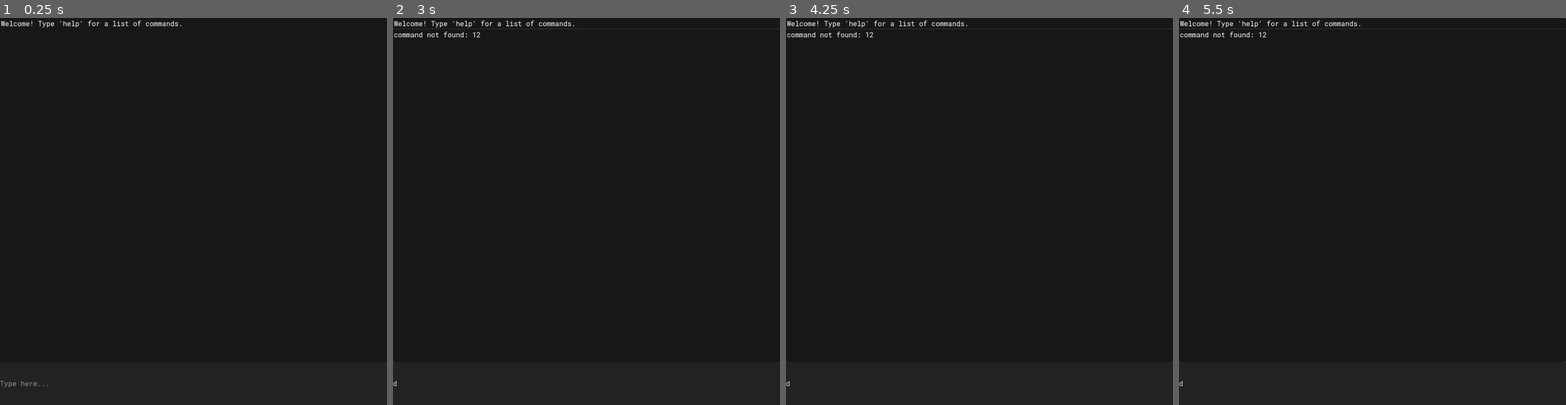
Above: before the commit, frames 1-4 (left to right).
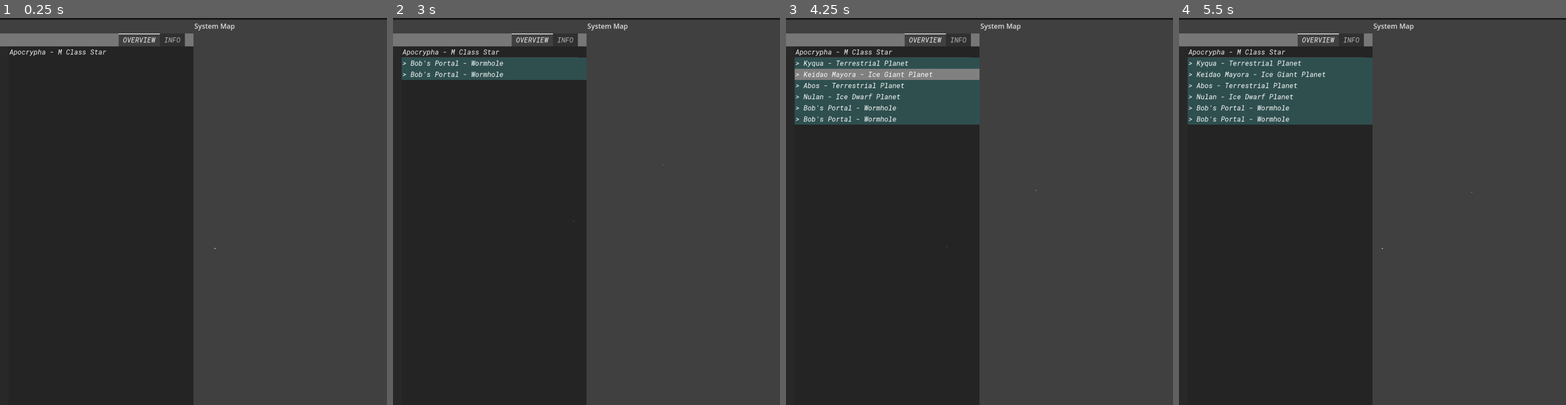
Above: after the commit, the same moments.

Repository: KermitGodFrog/Stellar-Cartography
Game: Godot game, scene res://Scenes/Game Master/gameMaster.tscn
The game is run twice, just before and just after one commit, with the same random seed, the same clock (stepped at 60 frames per second) and the same inputs.
Inputs (mouse positions are in pixels of both pictures, inside the frame that each line leads up to):
- Up to frame 1 (0.25 s): no input
- Up to frame 2 (3 s): click (586, 381) at 0.52 s; type "12" at 0.6 s; tap Enter at 1.25, 2.75 s; move the mouse to (671, 192) at 1.27 s; press the mouse at (671, 192) at 1.28 s; hold D (right) 1.28-2.03 s; tap Space at 2 s; move the mouse to (509, 230) at 2.02 s; release the mouse at (509, 230) at 2.03 s; hold S (down) 2.03-2.78 s; right-click (509, 230) at 2.1 s; move the mouse to (625, 126) at 2.77 s; hold D (right) from 2.78 s (still down); tap B (the B) at 2.85 s
- Up to frame 3 (4.25 s): tap Space at 3.5 s; move the mouse to (960, 288) at 3.52 s; release D (right) at 3.53 s; hold W (up) from 3.53 s (still down); tap N (the N) at 3.6 s
- Up to frame 4 (5.5 s): move the mouse to (1488, 269) at 4.27 s; release W (up) at 4.28 s; hold A (left) from 4.28 s (still down); tap Q (zoom_in) at 4.35 s; tap Enter at 5 s; move the mouse to (1256, 153) at 5.02 s; tap E (zoom_out) at 5.1 s

The runs differ from the first frame. In frame 1, 53% of the frame differs, in the area x 0-100%, y 0-100%; in frame 2, 56%; in frame 3, 61%; in frame 4, 61%.

Commit message:
Advanced info tab for system_map.

Diff:
--- a/Data/starSystemAPI.gd
+++ b/Data/starSystemAPI.gd
@@ -293,7 +293,7 @@
 		print(station_classification)
 		var percentage_markup = global_data.get_randi(50, 200)
 
-		var new_station = addStation(identifier_count, str(get_random_station_name()), hook.get_identifier(), new_distance, global_data.get_randf(minimum_speed, maximum_speed), (radius / 109.1), station_classification, percentage_markup)
+		addStation(identifier_count, str(get_random_station_name()), hook.get_identifier(), new_distance, global_data.get_randf(minimum_speed, maximum_speed), (radius / 109.1), station_classification, percentage_markup)
 
 		post_gen_location_candidates.remove_at(post_gen_location_candidates.find(location))
 	pass
--- a/Data/worldAPI.gd
+++ b/Data/worldAPI.gd
@@ -36,14 +36,14 @@
 	return get_system
 
 func get_systems_excluding_system(exclude_system: starSystemAPI):
-	var return_systems: Array[starSystemAPI]
+	var return_systems: Array[starSystemAPI] = []
 	for system in star_systems:
 		if system != exclude_system:
 			return_systems.append(system)
 	return return_systems
 
 func remove_systems_excluding_systems(exclude_systems: Array[starSystemAPI]):
-	var remove_systems: Array[starSystemAPI]
+	var remove_systems: Array[starSystemAPI] = []
 	for system in star_systems:
 		var is_in_exclude_systems: bool = false
 		for exclude_system in exclude_systems:
--- a/Scenes/Barycenter Visualizer/barycenter_visualizer.gd
+++ b/Scenes/Barycenter Visualizer/barycenter_visualizer.gd
@@ -7,7 +7,7 @@
 var radius: int = 50
 var points: Dictionary = {}
 
-func _physics_process(delta):
+func _physics_process(_delta):
 	points.clear()
 	for i in point_count:
 		var theta = (360 / point_count - 1) * i
--- a/Scenes/Game/game.gd
+++ b/Scenes/Game/game.gd
@@ -212,7 +212,7 @@
 	pass
 
 func _on_sell_exploration_data(sell_percentage_of_market_price: int):
-	var multiplier = sell_percentage_of_market_price / 100
+	var multiplier = sell_percentage_of_market_price / 100.0
 	var sell_for = world.player.current_value * multiplier
 	world.player.balance += sell_for
 	world.player.current_value = 0
--- a/Scenes/Sonar Interface/sonar_interface.gd
+++ b/Scenes/Sonar Interface/sonar_interface.gd
@@ -11,7 +11,7 @@
 
 @onready var ping_width_slider = $flow_container/ping_width_slider
 
-func _physics_process(delta):
+func _physics_process(_delta):
 	if mouse_over_ping_button: mouse_over_ui = true
 	else: mouse_over_ui = false
 
--- a/Scenes/Station UI/station_ui.gd
+++ b/Scenes/Station UI/station_ui.gd
@@ -10,7 +10,7 @@
 @onready var sell_data_button = $sell_data_button
 @onready var balance_label = $balance_label
 
-func _physics_process(delta):
+func _physics_process(_delta):
 	if station:
 		sell_data_button.set_text(str("SELL EXPLORATION DATA\n", player_current_value, "c\n(", station.sell_percentage_of_market_price, "% OF MARKET PRICE)"))
 		balance_label.set_text(str("BALANCE: ", player_balance))
--- a/Scenes/System 3D/system_3d.gd
+++ b/Scenes/System 3D/system_3d.gd
@@ -21,7 +21,7 @@
 #for wormholes obv
 var wormhole_shader = preload("res://Scenes/wormhole_shader.gdshader")
 
-func _physics_process(delta):
+func _physics_process(_delta):
 	#setting post process
 
 	var fov_to_pixel_size = remap(camera.fov, 10, 75, 8, 2)
--- a/Scenes/System Map/system_map.gd
+++ b/Scenes/System Map/system_map.gd
@@ -19,7 +19,9 @@
 var mouse_over_ui: bool = false
 
 var font = preload("res://Graphics/Fonts/comicsans.ttf")
-@onready var system_list = $camera/canvas/control/ui_scroll/system_list
+@onready var system_list = $camera/canvas/control/tabs/OVERVIEW/system_list
+@onready var follow_body_label = $camera/canvas/control/tabs/INFO/follow_body_label
+@onready var body_attributes_list = $camera/canvas/control/tabs/INFO/body_attributes_list
 @onready var camera = $camera
 
 var camera_target_position: Vector2 = Vector2.ZERO
@@ -117,6 +119,14 @@
 			if ping.time == 0:
 				SONAR_PINGS.erase(ping)
 
+	#INFOR TAB!!!!!!! \/\/\\/\/
+	if follow_body: follow_body_label.set_text(str(">>> ", follow_body.get_display_name()))
+	else: follow_body_label.set_text(">>> LOCK BODY")
+	body_attributes_list.clear()
+	if follow_body: for entry in follow_body.metadata:
+		body_attributes_list.add_item(str(entry, " : ", follow_body.metadata.get(entry)), null, false) # must be restricted, maybe compile an exclude list somewhere
+
+
 	queue_redraw()
 	pass
 
--- a/Scenes/System Map/system_map.tscn
+++ b/Scenes/System Map/system_map.tscn
@@ -1,10 +1,17 @@
-[gd_scene load_steps=6 format=3 uid="uid://bhroagne3v4wq"]
+[gd_scene load_steps=7 format=3 uid="uid://bhroagne3v4wq"]
 
 [ext_resource type="Script" path="res://Scenes/System Map/system_map.gd" id="1_nhsfb"]
 [ext_resource type="Script" path="res://Scenes/System Map/camera.gd" id="2_miyro"]
 [ext_resource type="Theme" uid="uid://dm3fbhtw7qov2" path="res://Scenes/System Map/system_map_HUD_theme.tres" id="3_djc4s"]
 [ext_resource type="Texture2D" uid="uid://7klr1mcpbsc4" path="res://Graphics/go_to_icon.png" id="4_niwjs"]
 [ext_resource type="Texture2D" uid="uid://dn8ug1anbuwpu" path="res://Graphics/orbit_icon.png" id="5_hp0se"]
+
+[sub_resource type="StyleBoxFlat" id="StyleBoxFlat_ee55b"]
+content_margin_left = 25.0
+bg_color = Color(0.180392, 0.180392, 0.180392, 0.415686)
+border_width_left = 20
+border_color = Color(0.156863, 0.156863, 0.156863, 1)
+corner_radius_bottom_left = 15
 
 [node name="system_window" type="Window"]
 disable_3d = true
@@ -14,7 +21,6 @@
 title = "System Map"
 position = Vector2i(0, 36)
 size = Vector2i(1000, 1000)
-visible = false
 min_size = Vector2i(1000, 1000)
 
 [node name="system" type="Node2D" parent="."]
@@ -33,34 +39,58 @@
 grow_horizontal = 2
 grow_vertical = 2
 
-[node name="ui_scroll" type="VBoxContainer" parent="system/camera/canvas/control"]
+[node name="controls_label" type="Label" parent="system/camera/canvas/control"]
+layout_mode = 1
+anchors_preset = 3
+anchor_left = 1.0
+anchor_top = 1.0
+anchor_right = 1.0
+anchor_bottom = 1.0
+offset_left = -188.0
+offset_top = -47.0
+grow_horizontal = 0
+grow_vertical = 0
+theme = ExtResource("3_djc4s")
+text = "LMB: POINT SCOPES
+RMB: LAY IN A COURSE"
+horizontal_alignment = 2
+
+[node name="tabs" type="TabContainer" parent="system/camera/canvas/control"]
 custom_minimum_size = Vector2(450, 1000)
 layout_mode = 1
 anchors_preset = 9
 anchor_bottom = 1.0
-offset_right = 450.0
 grow_vertical = 2
+theme = ExtResource("3_djc4s")
+tab_alignment = 2
 
-[node name="system_list" type="ItemList" parent="system/camera/canvas/control/ui_scroll"]
-custom_minimum_size = Vector2(450, 900)
+[node name="OVERVIEW" type="VBoxContainer" parent="system/camera/canvas/control/tabs"]
+custom_minimum_size = Vector2(450, 950)
+layout_mode = 2
+theme = ExtResource("3_djc4s")
+
+[node name="system_list" type="ItemList" parent="system/camera/canvas/control/tabs/OVERVIEW"]
+custom_minimum_size = Vector2(450, 850)
 layout_mode = 2
 theme = ExtResource("3_djc4s")
 allow_search = false
 max_text_lines = 3
 text_overrun_behavior = 4
 
-[node name="actions_panel" type="Panel" parent="system/camera/canvas/control/ui_scroll"]
+[node name="actions_panel" type="Panel" parent="system/camera/canvas/control/tabs/OVERVIEW"]
 custom_minimum_size = Vector2(450, 100)
 layout_mode = 2
+theme = ExtResource("3_djc4s")
 
-[node name="actions_scroll" type="HBoxContainer" parent="system/camera/canvas/control/ui_scroll/actions_panel"]
+[node name="actions_scroll" type="HBoxContainer" parent="system/camera/canvas/control/tabs/OVERVIEW/actions_panel"]
 custom_minimum_size = Vector2(450, 0)
 layout_mode = 0
 offset_right = 40.0
 offset_bottom = 40.0
+theme = ExtResource("3_djc4s")
 alignment = 1
 
-[node name="go_to_button" type="Button" parent="system/camera/canvas/control/ui_scroll/actions_panel/actions_scroll"]
+[node name="go_to_button" type="Button" parent="system/camera/canvas/control/tabs/OVERVIEW/actions_panel/actions_scroll"]
 custom_minimum_size = Vector2(100, 100)
 layout_mode = 2
 tooltip_text = "Lay in a course to selected body"
@@ -69,7 +99,7 @@
 icon_alignment = 1
 expand_icon = true
 
-[node name="orbit_button" type="Button" parent="system/camera/canvas/control/ui_scroll/actions_panel/actions_scroll"]
+[node name="orbit_button" type="Button" parent="system/camera/canvas/control/tabs/OVERVIEW/actions_panel/actions_scroll"]
 custom_minimum_size = Vector2(100, 100)
 layout_mode = 2
 tooltip_text = "Lay in a course to selected body and orbit"
@@ -78,31 +108,36 @@
 icon_alignment = 1
 expand_icon = true
 
-[node name="controls_label" type="Label" parent="system/camera/canvas/control"]
-layout_mode = 1
-anchors_preset = 3
-anchor_left = 1.0
-anchor_top = 1.0
-anchor_right = 1.0
-anchor_bottom = 1.0
-offset_left = -40.0
-offset_top = -23.0
-grow_horizontal = 0
-grow_vertical = 0
+[node name="INFO" type="VBoxContainer" parent="system/camera/canvas/control/tabs"]
+visible = false
+custom_minimum_size = Vector2(450, 950)
+layout_mode = 2
 theme = ExtResource("3_djc4s")
-text = "LMB: POINT SCOPES
-RMB: LAY IN A COURSE"
-horizontal_alignment = 2
+
+[node name="follow_body_label" type="Label" parent="system/camera/canvas/control/tabs/INFO"]
+custom_minimum_size = Vector2(0, 50)
+layout_mode = 2
+theme = ExtResource("3_djc4s")
+theme_override_colors/font_color = Color(0.87451, 1, 0.862745, 1)
+theme_override_font_sizes/font_size = 24
+theme_override_styles/normal = SubResource("StyleBoxFlat_ee55b")
+vertical_alignment = 1
+clip_text = true
+
+[node name="body_attributes_list" type="ItemList" parent="system/camera/canvas/control/tabs/INFO"]
+custom_minimum_size = Vector2(450, 900)
+layout_mode = 2
+theme = ExtResource("3_djc4s")
 
 [connection signal="close_requested" from="." to="system" method="_on_system_window_close_requested"]
-[connection signal="item_clicked" from="system/camera/canvas/control/ui_scroll/system_list" to="system" method="_on_system_list_item_clicked"]
-[connection signal="mouse_entered" from="system/camera/canvas/control/ui_scroll/system_list" to="system" method="_on_system_list_mouse_entered"]
-[connection signal="mouse_exited" from="system/camera/canvas/control/ui_scroll/system_list" to="system" method="_on_system_list_mouse_exited"]
-[connection signal="mouse_entered" from="system/camera/canvas/control/ui_scroll/actions_panel" to="system" method="_on_actions_panel_mouse_entered"]
-[connection signal="mouse_exited" from="system/camera/canvas/control/ui_scroll/actions_panel" to="system" method="_on_actions_panel_mouse_exited"]
-[connection signal="mouse_entered" from="system/camera/canvas/control/ui_scroll/actions_panel/actions_scroll/go_to_button" to="system" method="_on_go_to_button_mouse_entered"]
-[connection signal="mouse_exited" from="system/camera/canvas/control/ui_scroll/actions_panel/actions_scroll/go_to_button" to="system" method="_on_go_to_button_mouse_exited"]
-[connection signal="pressed" from="system/camera/canvas/control/ui_scroll/actions_panel/actions_scroll/go_to_button" to="system" method="_on_go_to_button_pressed"]
-[connection signal="mouse_entered" from="system/camera/canvas/control/ui_scroll/actions_panel/actions_scroll/orbit_button" to="system" method="_on_orbit_button_mouse_entered"]
-[connection signal="mouse_exited" from="system/camera/canvas/control/ui_scroll/actions_panel/actions_scroll/orbit_button" to="system" method="_on_orbit_button_mouse_exited"]
-[connection signal="pressed" from="system/camera/canvas/control/ui_scroll/actions_panel/actions_scroll/orbit_button" to="system" method="_on_orbit_button_pressed"]
+[connection signal="item_clicked" from="system/camera/canvas/control/tabs/OVERVIEW/system_list" to="system" method="_on_system_list_item_clicked"]
+[connection signal="mouse_entered" from="system/camera/canvas/control/tabs/OVERVIEW/system_list" to="system" method="_on_system_list_mouse_entered"]
+[connection signal="mouse_exited" from="system/camera/canvas/control/tabs/OVERVIEW/system_list" to="system" method="_on_system_list_mouse_exited"]
+[connection signal="mouse_entered" from="system/camera/canvas/control/tabs/OVERVIEW/actions_panel" to="system" method="_on_actions_panel_mouse_entered"]
+[connection signal="mouse_exited" from="system/camera/canvas/control/tabs/OVERVIEW/actions_panel" to="system" method="_on_actions_panel_mouse_exited"]
+[connection signal="mouse_entered" from="system/camera/canvas/control/tabs/OVERVIEW/actions_panel/actions_scroll/go_to_button" to="system" method="_on_go_to_button_mouse_entered"]
+[connection signal="mouse_exited" from="system/camera/canvas/control/tabs/OVERVIEW/actions_panel/actions_scroll/go_to_button" to="system" method="_on_go_to_button_mouse_exited"]
+[connection signal="pressed" from="system/camera/canvas/control/tabs/OVERVIEW/actions_panel/actions_scroll/go_to_button" to="system" method="_on_go_to_button_pressed"]
+[connection signal="mouse_entered" from="system/camera/canvas/control/tabs/OVERVIEW/actions_panel/actions_scroll/orbit_button" to="system" method="_on_orbit_button_mouse_entered"]
+[connection signal="mouse_exited" from="system/camera/canvas/control/tabs/OVERVIEW/actions_panel/actions_scroll/orbit_button" to="system" method="_on_orbit_button_mouse_exited"]
+[connection signal="pressed" from="system/camera/canvas/control/tabs/OVERVIEW/actions_panel/actions_scroll/orbit_button" to="system" method="_on_orbit_button_pressed"]
--- a/Scenes/System Map/system_map_HUD_theme.tres
+++ b/Scenes/System Map/system_map_HUD_theme.tres
@@ -30,6 +30,11 @@
 border_width_left = 20
 border_color = Color(0.156863, 0.156863, 0.156863, 1)
 
+[sub_resource type="StyleBoxEmpty" id="StyleBoxEmpty_uu20k"]
+
+[sub_resource type="StyleBoxFlat" id="StyleBoxFlat_1iwfw"]
+bg_color = Color(0.466667, 0.466667, 0.466667, 1)
+
 [resource]
 default_font = ExtResource("1_17eso")
 default_font_size = 16
@@ -42,3 +47,13 @@
 ItemList/font_sizes/font_size = 16
 ItemList/styles/focus = SubResource("StyleBoxFlat_tae8s")
 ItemList/styles/panel = SubResource("StyleBoxFlat_3vqaw")
+TabContainer/colors/font_selected_color = Color(0.95, 0.95, 0.95, 1)
+TabContainer/colors/font_unselected_color = Color(0.7, 0.7, 0.7, 1)
+TabContainer/constants/side_margin = 20
+TabContainer/styles/panel = null
+TabContainer/styles/tab_disabled = null
+TabContainer/styles/tab_focus = SubResource("StyleBoxEmpty_uu20k")
+TabContainer/styles/tab_hovered = null
+TabContainer/styles/tab_selected = null
+TabContainer/styles/tab_unselected = null
+TabContainer/styles/tabbar_background = SubResource("StyleBoxFlat_1iwfw")
Not shown: 1 places in Scenes/System Map/system_map_HUD_theme.tres that only renumber resources
